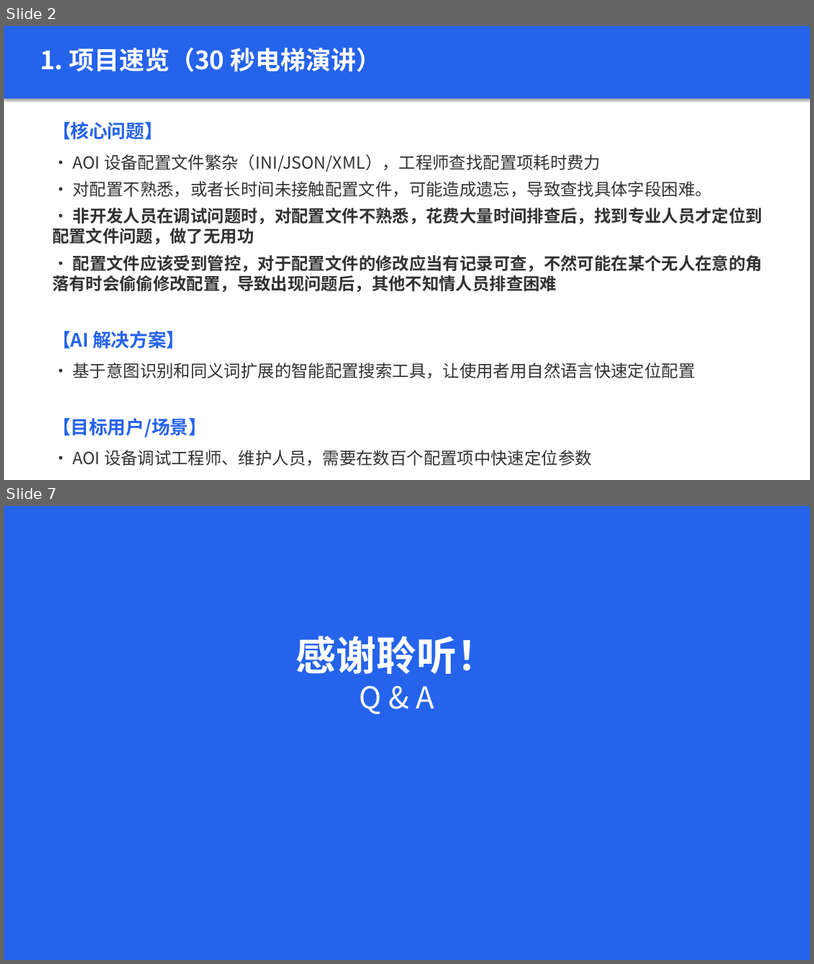
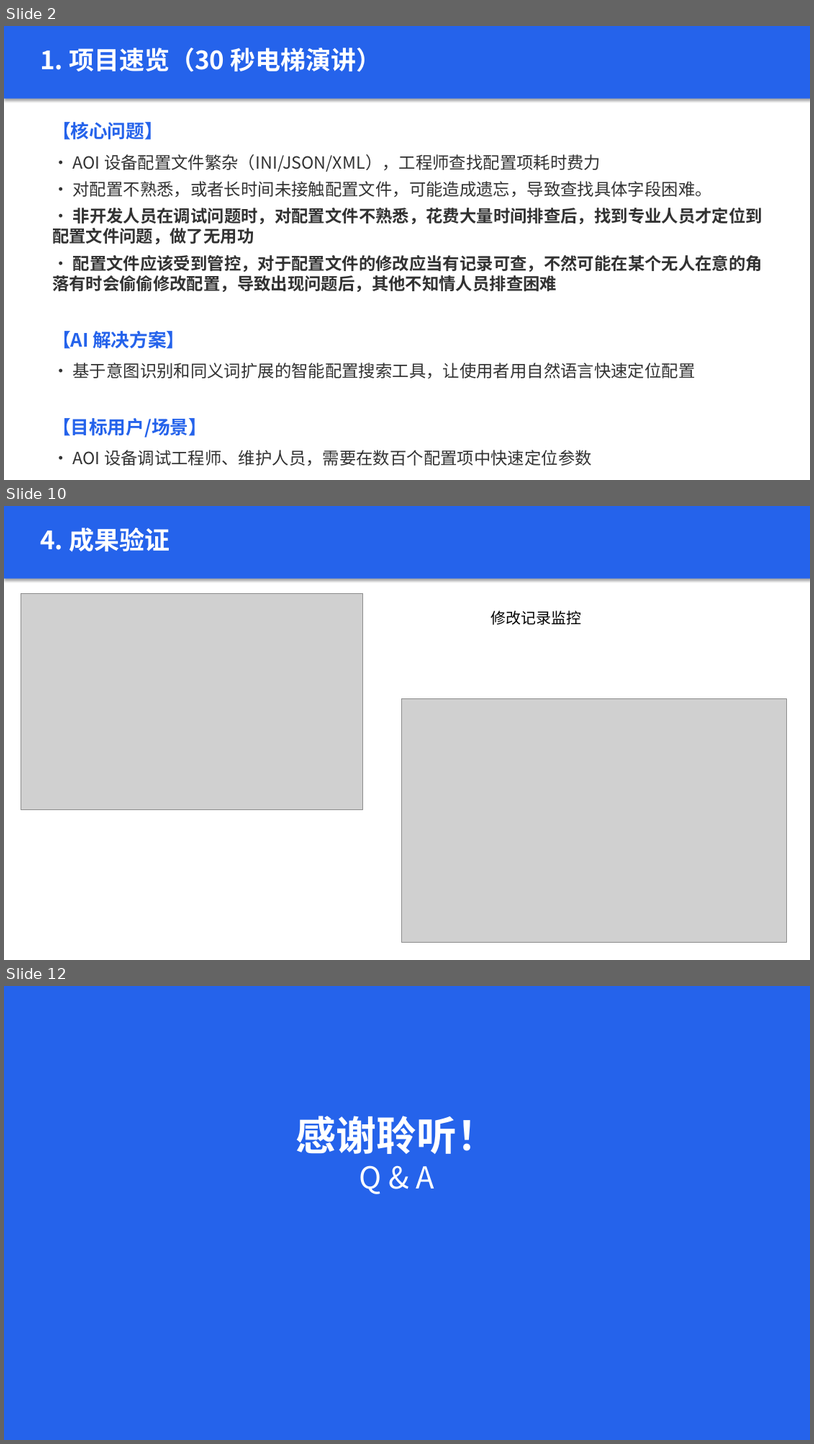
Before and after one commit to 1zyp9999/configWatcher, a slide deck: ConfigWatcher_AI 编程马拉松作品.pptx. Shown one above the other, each under a label of ours: slides 2 and 7 before the commit, slides 2, 10 and 12 after it; the slides between them are not shown. The pictures are 814x964 and 814x1444 pixels, drawn with LibreOffice and Linux fonts; fonts in the diff are those of the drawing; grey boxes stand for pictures. Boxes give left, top, right and bottom in pixels: in the first picture for what was removed or moved away, otherwise in the second. Text is boxed around its words. In the diff, an @@ line names an element or a change of style, - is before the commit and + after.

```diff
--- a/ConfigWatcher_AI 编程马拉松作品.pptx
+++ b/ConfigWatcher_AI 编程马拉松作品.pptx
@@ slide 10 added at (4, 506, 810, 960), background #FFFFFF @@
@@ rectangle added at (4, 506, 810, 579), fill #2563EB @@
@@ text added at (40, 528, 170, 552), 30 pt, text #FFFFFF, bold @@
+4. 成果验证
@@ picture added at (21, 593, 363, 809) @@
@@ text added at (491, 610, 582, 625), 18 pt, text #000000 @@
+修改记录监控
@@ picture added at (402, 699, 787, 942) @@
@@ what was slide 7 is now slide 12 @@
```
Also in this commit, not shown: 4 slides changed, 4 other slides added.
